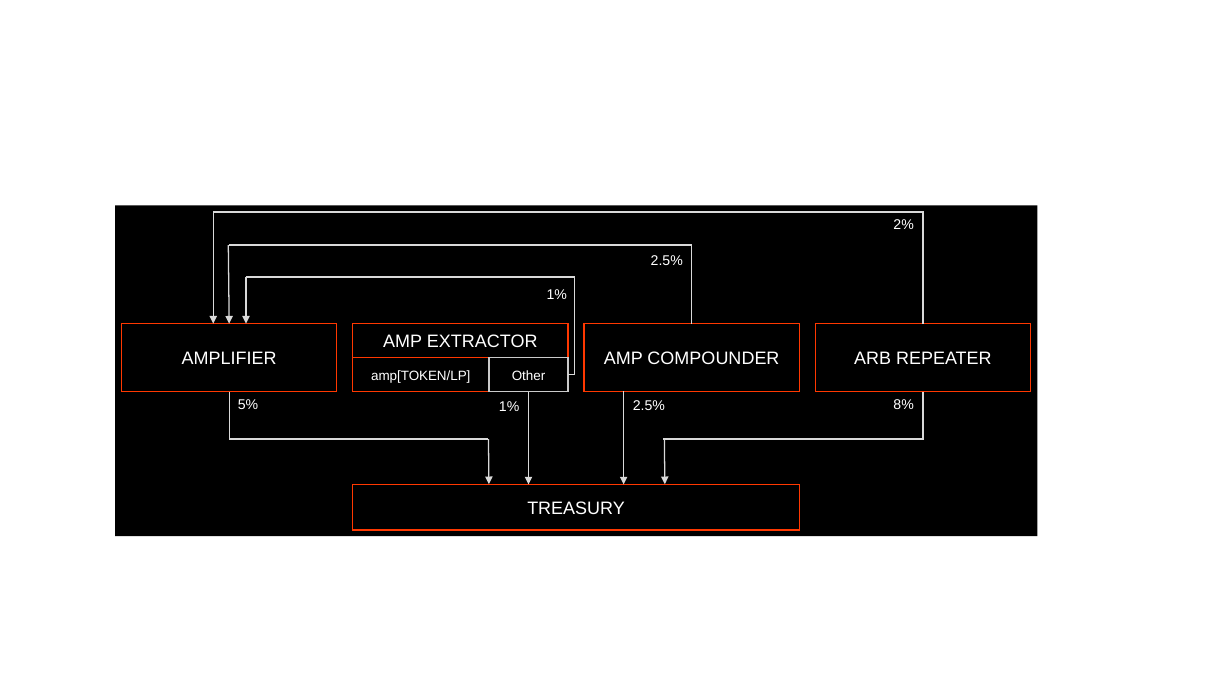
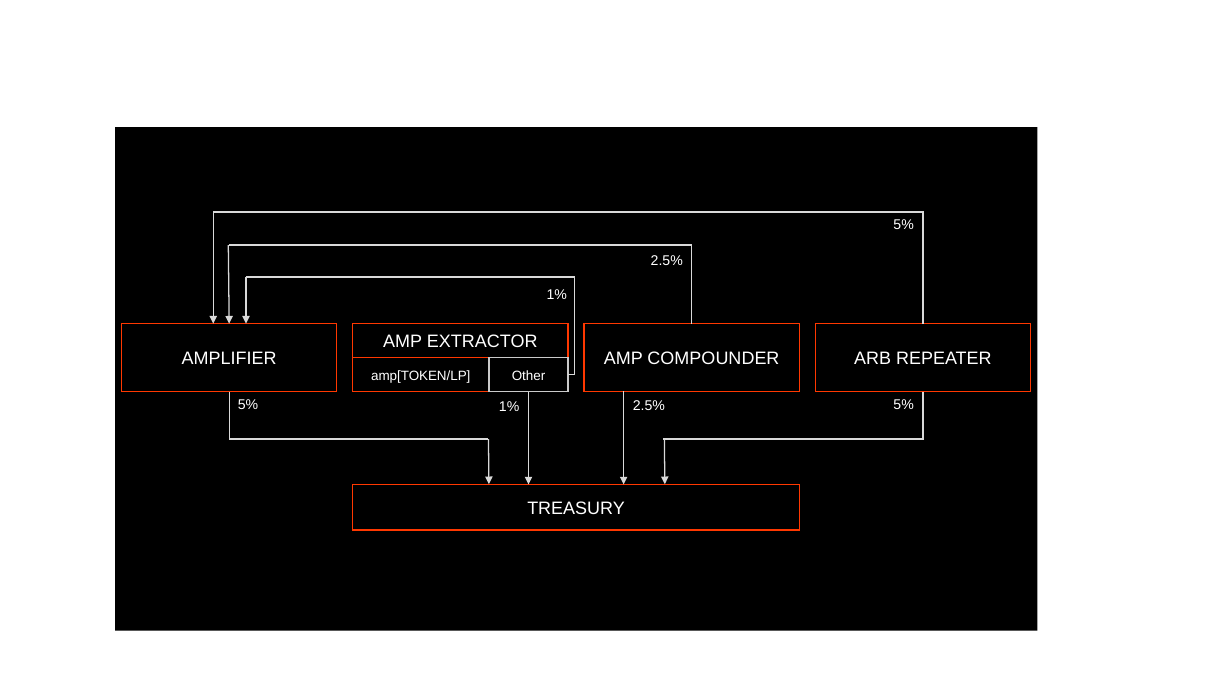
Before and after one commit to erisprotocol/docs, a slide deck: slide 22 of _assets/eris.pptx. Drawn at 1232x693 pixels with LibreOffice and Linux fonts; fonts in the diff are those of the drawing. Boxes give left, top, right and bottom in pixels: in the first picture for what was removed or moved away, otherwise in the second. Text is boxed around its words. In the diff, an @@ line names an element or a change of style, - is before the commit and + after.

```diff
--- a/_assets/eris.pptx
+++ b/_assets/eris.pptx
@@ rectangle: place and size @@
-rectangle at <box>116,205,1038,536</box>
+rectangle at <box>116,128,1038,631</box>
@@ text at <box>893,219,913,229</box>: text changed @@
-2%
+5%
@@ text at <box>893,399,913,409</box>: text changed @@
-8%
+5%
```
Also in this commit, not shown: 5 slides added, 2 other files.
